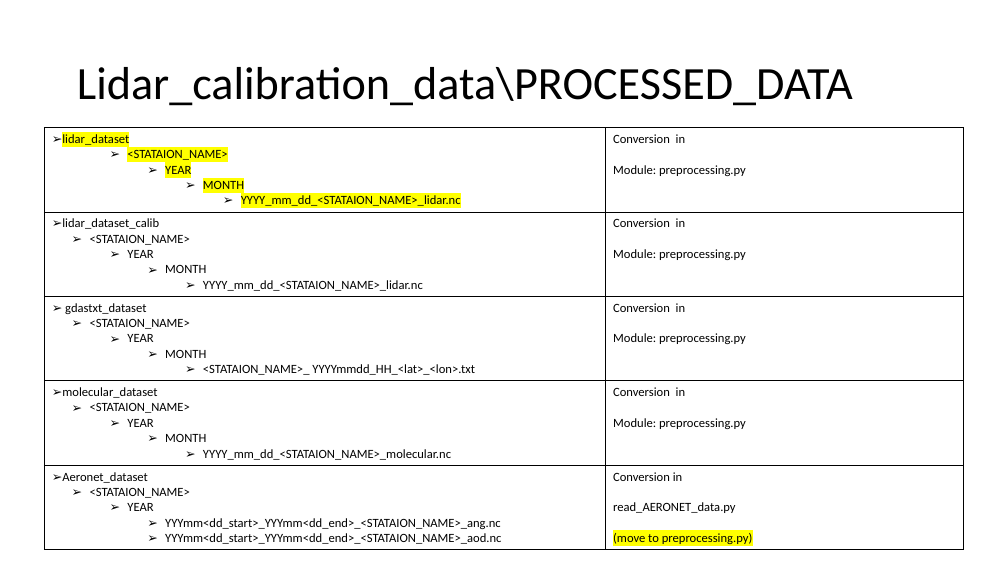
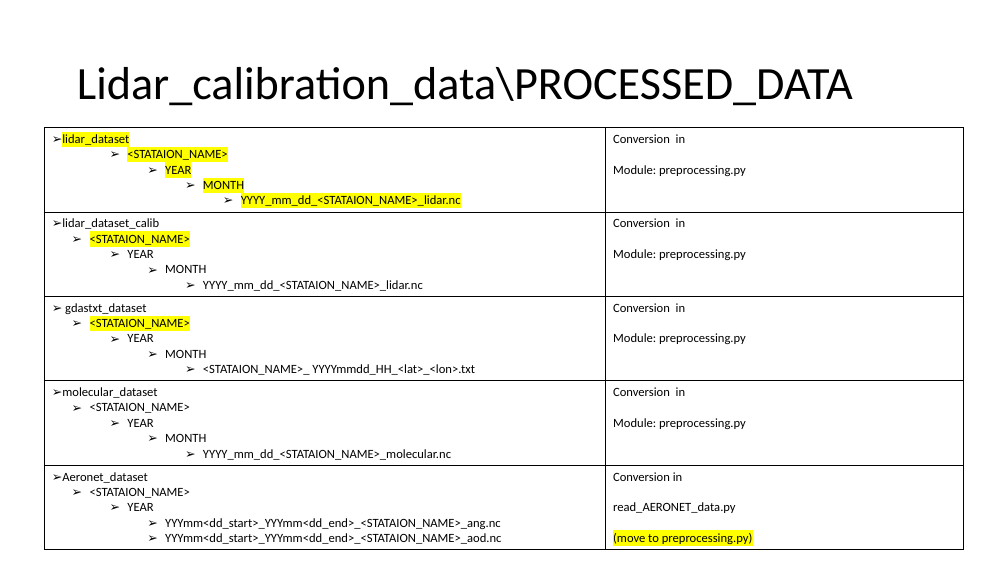
Before and after one commit to Addalin/pyALiDAn, a slide deck: slide 4 of Paths_lidar_learning.pptx. Drawn at 1008x567 pixels with LibreOffice and Linux fonts; fonts in the diff are those of the drawing. Boxes give left, top, right and bottom in pixels: in the first picture for what was removed or moved away, otherwise in the second. Text is boxed around its words. In the diff, an @@ line names an element or a change of style, - is before the commit and + after.

```diff
--- a/Paths_lidar_learning.pptx
+++ b/Paths_lidar_learning.pptx
@@ table at (45,128,965,548) @@
@@ highlight none to #FFFF00 in "<STATAION_NAME>", "<STATAION_NAME>" @@
```
Also in this commit, not shown: 2 other files.
